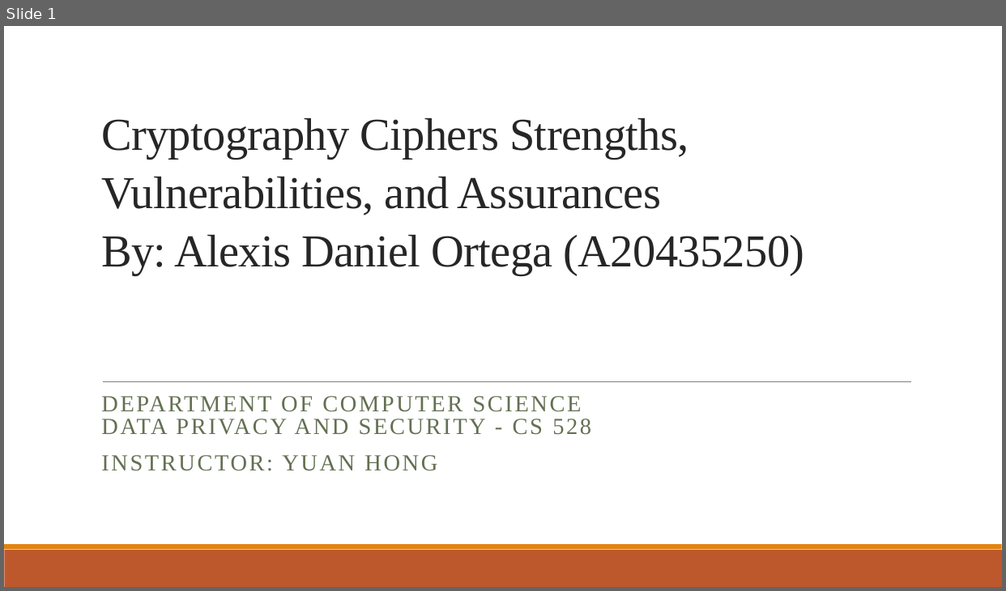
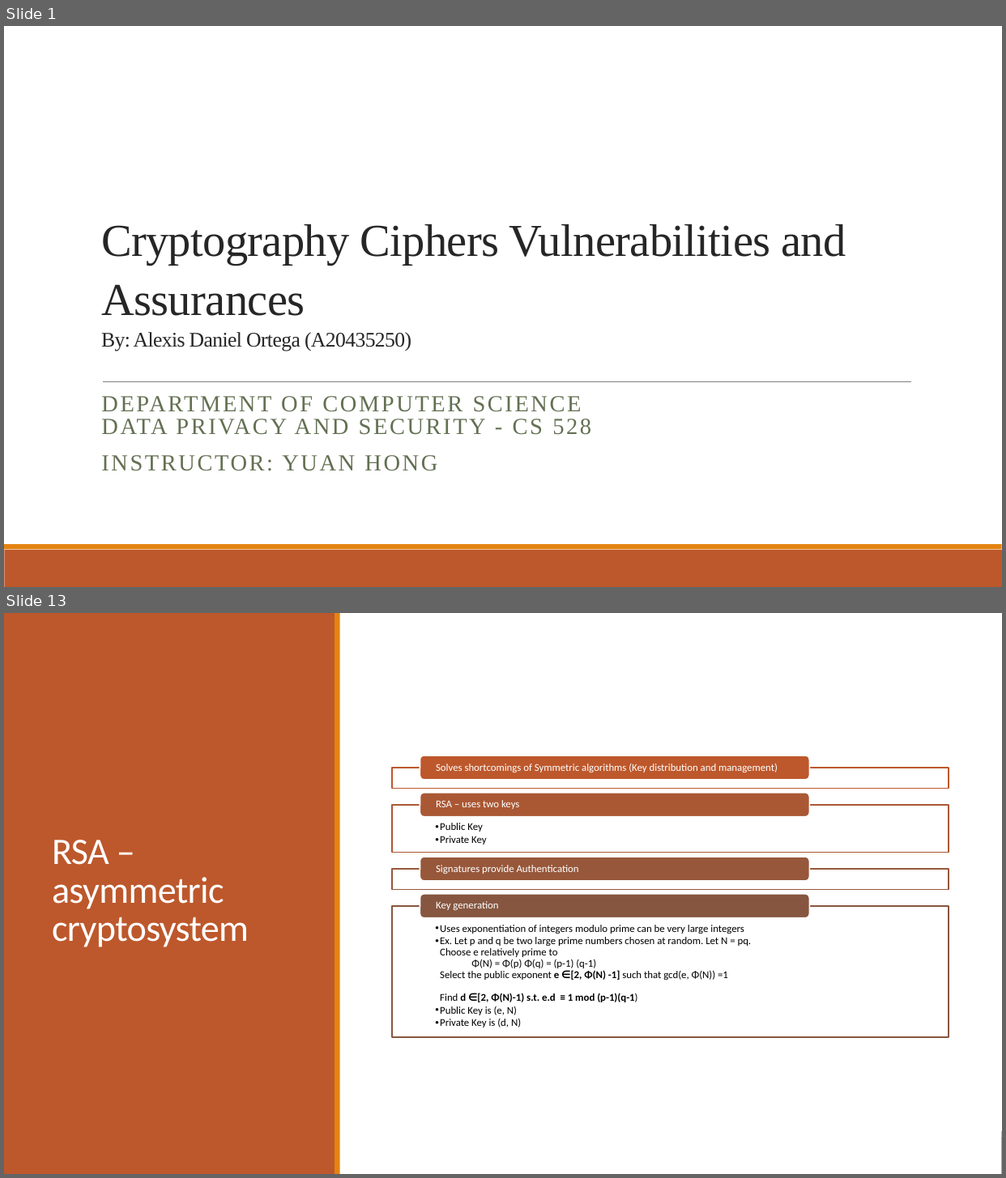
Before and after one commit to AFA20SCM50O/CS528, a slide deck: Documentation/Demo.pptx. Shown one above the other, each under a label of ours: slide 1 before the commit, slides 1 and 13 after it; the slides between them are not shown. The pictures are 1006x591 and 1006x1178 pixels, drawn with LibreOffice and Linux fonts; fonts in the diff are those of the drawing. Boxes give left, top, right and bottom in pixels: in the first picture for what was removed or moved away, otherwise in the second. Text is boxed around its words. In the diff, an @@ line names an element or a change of style, - is before the commit and + after.

Commit message:
RSA, Caesar, Keys folder

```diff
--- a/Documentation/Demo.pptx
+++ b/Documentation/Demo.pptx
@@ slide 13 added at (x1=4, y1=613, x2=1002, y2=1174), background #FFFFFF; not listed: 2 template elements that a slide beside it also shows @@
@@ rectangle added at (x1=4, y1=613, x2=1002, y2=1174), fill #FFFFFF @@
@@ rectangle added at (x1=4, y1=613, x2=335, y2=1174), fill #BD582C @@
@@ rectangle added at (x1=335, y1=613, x2=340, y2=1174), fill #E48312 @@
@@ title added at (x1=52, y1=840, x2=249, y2=948), 36 pt, text #FFFFFF @@
+RSA – asymmetric cryptosystem
@@ group added at (x1=393, y1=756, x2=948, y2=1038): 6 texts, 4 rectangles, 4 rounded rectangles @@
+Solves shortcomings of Symmetric algorithms (Key distribution and management)
+  • Public Key
+  • Private Key
+RSA – uses two keys
+Signatures provide Authentication
+  • Uses exponentiation of integers modulo prime can be very large integers
+  • Ex. Let p and q be two large prime numbers chosen at random. Let N = pq.
+    Choose e relatively prime to
+    Φ(N) = Φ(p) Φ(q) = (p-1) (q-1)
+    Select the public exponent e ∈[2, Φ(N) -1] such that gcd(e, Φ(N)) =1
+    Find d ∈[2, Φ(N)-1) s.t. e.d ≡ 1 mod (p-1)(q-1)
+  • Public Key is (e, N)
+  • Private Key is (d, N)
+Key generation
@@ slide 1 changed as well @@
@@ title at (x1=101, y1=224, x2=846, y2=352): text changed @@
-Cryptography Ciphers Strengths, Vulnerabilities, and Assurances
-By: Alexis Daniel Ortega (A20435250)
+Cryptography Ciphers Vulnerabilities and Assurances
+By: Alexis Daniel Ortega (A20435250)
```
Also in this commit, not shown: 15 other slides added, 1 slide removed, 7 other files.
